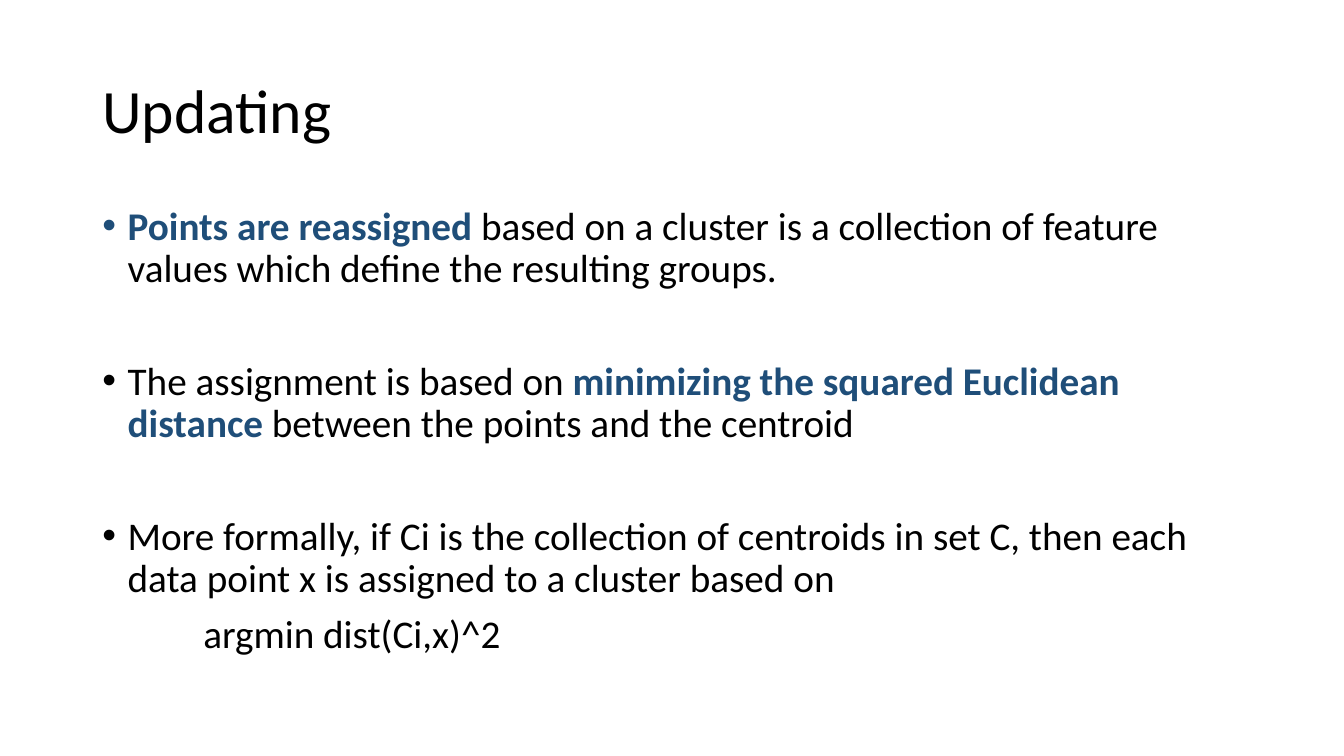
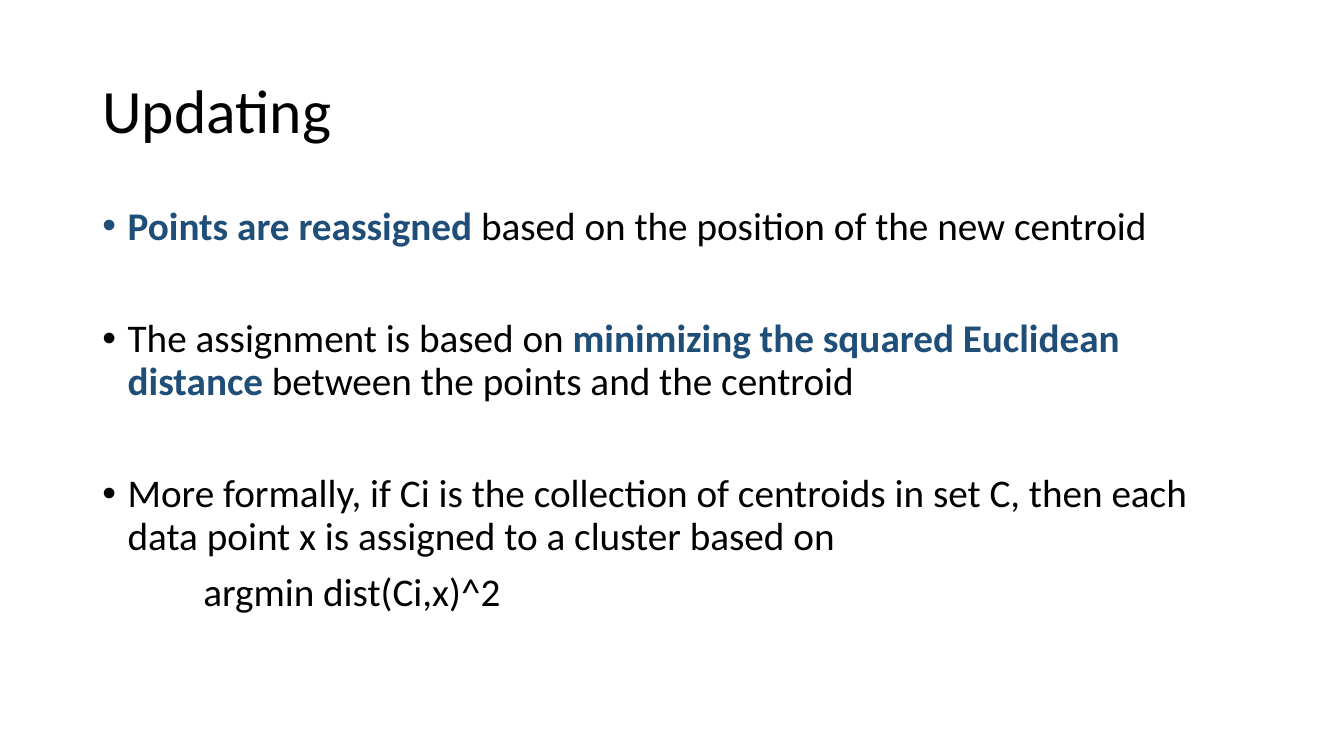
Before and after one commit to sahilmanekia/kmeansNYC, a slide deck: slide 16 of Clustering with K-Means.pptx. Drawn at 1344x756 pixels with LibreOffice and Linux fonts; fonts in the diff are those of the drawing. Boxes give left, top, right and bottom in pixels: in the first picture for what was removed or moved away, otherwise in the second. Text is boxed around its words. In the diff, an @@ line names an element or a change of style, - is before the commit and + after.

```diff
--- a/Clustering with K-Means.pptx
+++ b/Clustering with K-Means.pptx
@@ text at (128,212,1147,247): text changed @@
-• Points are reassigned based on a cluster is a collection of feature values which define the resulting groups.
+• Points are reassigned based on the position of the new centroid
```
Also in this commit, not shown: 5 other slides changed.
